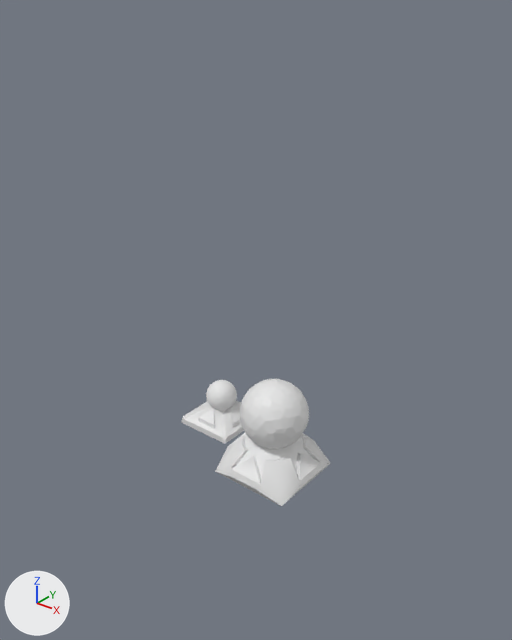
Two versions of the Blender file Control Block/Blocks/MTMags/Ball.blend, one commit apart.
The view is the same before and after, from a camera (50 mm lens) standing at (5.91, -7.7, 6.42) and looking at (-0.07, -0.22, 1.79). The lights are fixed; the arrows at lower left show +X, +Y and +Z.

Names of what the first picture shows: 'Icosphere_Icosphere.000', 'Icosphere_Icosphere.001', 'm_BF_Block_Faired_111_Instance.000', 'm_BF_Block_Faired_111_Instance.001'.
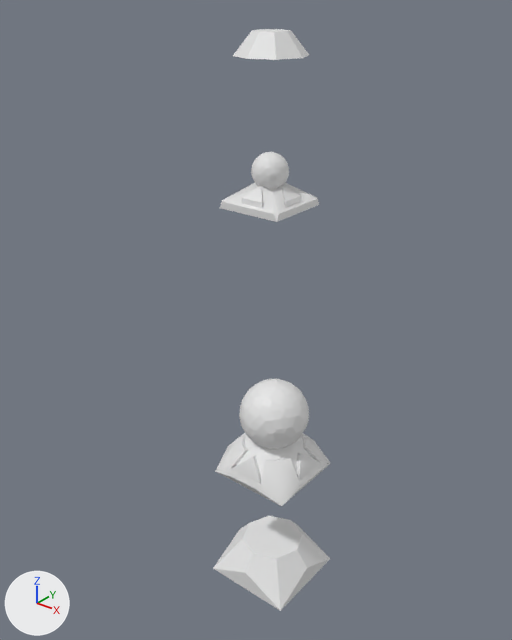
Changed parts and their boxes (x1, y1, x2, y2) in the pictures (512 x 640 px):
'Cone', added
    after: (213, 516, 330, 611)
'm_BF_Block_Faired_111_Instance.000', moved
    before: (181, 401, 244, 444)
    after: (220, 183, 319, 222)
'Icosphere_Icosphere.000', moved
    before: (206, 380, 237, 410)
    after: (251, 152, 289, 189)
'Cone.001', added
    after: (233, 29, 309, 60)

The change, as a list of edits to the scene's bpy script:
```text
Add mat_none_001:
    mat_none_001 = principled_material('None.001')
    mat_none_001.base_color = (0.8, 0.8, 0.8)  # white #e7e7e7
Add mat_none:
    mat_none = principled_material('None')
    mat_none.base_color = (0.8, 0.8, 0.8)  # white #e7e7e7
Add me_cone_001:
    me_cone_001.from_pydata(...)  # an 8-sided cut cone along y (radius 0.5 at the low end, 0.25 at the high end) spanning x -0.5..0.5, y -0.5..-0.2, z -0.5..0.5
    me_cone_001.materials.append(mat_none_001)  # white #e7e7e7
Add me_cone:
    me_cone.from_pydata(...)  # 18 vertices, 32 faces; spans x -0.354..0.354, y -0.5..-0.2, z -0.354..0.354
    me_cone.materials.append(mat_none)  # white #e7e7e7
Change ob_m_bf_block_faired_111_instance_000:
    ob_m_bf_block_faired_111_instance_000.location: (-1.0, 0.0, 0.0) -> (0.0, 0.0, 4.0)
Change ob_icosphere_icosphere_000:
    ob_icosphere_icosphere_000.location: (-1.0, 0.0, 0.0) -> (0.0, 0.0, 4.0)
Add ob_cone_001:
    ob_cone_001 = bpy.data.objects.new('Cone.001', me_cone_001)
    ob_cone_001.location = (0.0, 0.0, 6.0)
    ob_cone_001.rotation_euler = (1.571, 0.0, 0.0)  # degrees (90, 0, 0)
Add ob_cone:
    ob_cone = bpy.data.objects.new('Cone', me_cone)
    ob_cone.location = (0.5, -0.5, -1.5)
    ob_cone.rotation_euler = (1.571, 0.0, 0.0)  # degrees (90, 0, 0)
    ob_cone.scale = (2.0, 2.0, 2.0)
```
